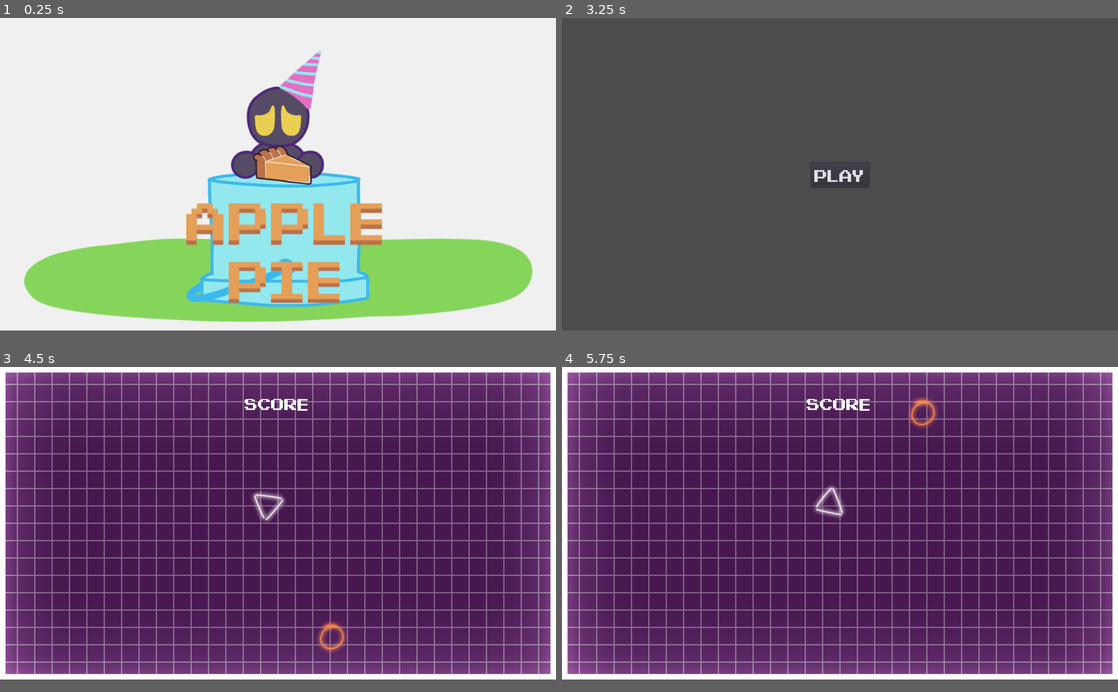
Above: before the commit, frames 1-4 (two rows, left to right).
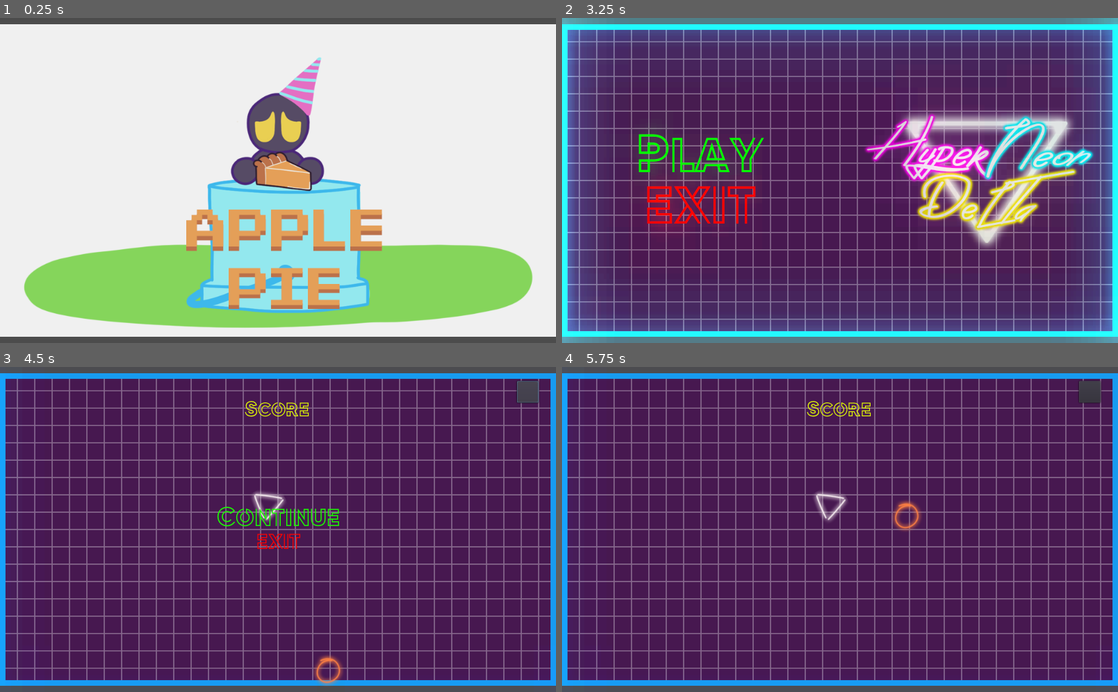
Above: after the commit, the same moments.

Repository: ScrappyMan25/Seven
Game: Godot game, scene res://Scenes/SplashScreen.tscn
Two runs of this game, one before a commit and one after it. Both use one fixed random seed, a clock stepped at 60 frames per second and the inputs below.
Inputs (mouse positions are in pixels of both pictures, inside the frame that each line leads up to):
- Up to frame 1 (0.25 s): no input
- Up to frame 2 (3.25 s): tap Enter at 0.5, 2 s; move the mouse to (962, 157) at 0.52 s; hold Right (point_right) 0.53-1.28 s; click (962, 157) at 0.67 s; tap Space (ui_select) at 0.77, 1.25, 1.52, 2.75, 3.02 s; move the mouse to (728, 190) at 1.27 s; hold S (ui_down) 1.28-2.03 s; move the mouse to (895, 105) at 2.02 s; hold Right (point_right) 2.03-2.78 s; move the mouse to (812, 235) at 2.77 s; hold W (ui_up) from 2.78 s (still down); click (812, 235) at 2.92 s
- Up to frame 3 (4.5 s): release W (ui_up) at 3.5 s; click "Play" at 3.5 s; click (528, 389) at 4.27 s
- Up to frame 4 (5.75 s): click (840, 510) at 5 s, where only the run after the commit has a clickable "Continue"
In our replay, the window is 800x450 before the commit and 800x468 after it. These sizes can differ from the game's own. Grey fills any space a smaller window leaves; there, only what the larger window draws over its background counts as a difference.

The runs differ from the first frame. In frame 1, 15% of the frame differs, in the area x 0-100%, y 0-99%; in frame 2, 98%, in the area x 0-100%, y 0-100%; in frame 3, 32%; in frame 4, 32%.

Commit message:
SomeUI

Diff:
--- a/Seven/Scenes/Background.tscn
+++ b/Seven/Scenes/Background.tscn
@@ -1,8 +1,34 @@
-[gd_scene load_steps=4 format=2]
+[gd_scene load_steps=7 format=2]
 
 [ext_resource path="res://Assets/GameAssets/Background/BackgroundColour.png" type="Texture" id=1]
 [ext_resource path="res://Assets/GameAssets/Background/ArenaBorder.png" type="Texture" id=2]
 [ext_resource path="res://Assets/GameAssets/Background/Background.png" type="Texture" id=3]
+[ext_resource path="res://Assets/GameAssets/Background/ArenaBorderEmission.png" type="Texture" id=4]
+
+[sub_resource type="Shader" id=1]
+code = "shader_type canvas_item;
+uniform sampler2D emission_texture;
+uniform vec4 glow_color : hint_color = vec4(1.0);
+void fragment()
+{
+	vec4 current_color = texture(TEXTURE,UV);
+	vec4 emission_color = texture(emission_texture, UV);
+
+	if (emission_color.r > 0f)
+	{
+		COLOR = (emission_color + glow_color)
+	}
+	else
+	{
+		COLOR = current_color;
+	}
+
+}"
+
+[sub_resource type="ShaderMaterial" id=2]
+shader = SubResource( 1 )
+shader_param/glow_color = Color( 1, 0.984375, 0, 1 )
+shader_param/emission_texture = ExtResource( 4 )
 
 [node name="Background" type="Control"]
 anchor_right = 1.0
@@ -32,7 +58,8 @@
 }
 
 [node name="Border" type="TextureRect" parent="."]
-modulate = Color( 1.2, 1.2, 1, 1 )
+modulate = Color( 0.109804, 0.788235, 0.921569, 1 )
+material = SubResource( 2 )
 anchor_right = 1.0
 anchor_bottom = 1.0
 texture = ExtResource( 2 )
--- a/Seven/Scenes/Player2.tscn
+++ b/Seven/Scenes/Player2.tscn
@@ -1,8 +1,7 @@
-[gd_scene load_steps=6 format=2]
+[gd_scene load_steps=5 format=2]
 
 [ext_resource path="res://Assets/PLACEHOLDER/Player.png" type="Texture" id=1]
 [ext_resource path="res://Scripts/Player.gd" type="Script" id=5]
-[ext_resource path="res://Scenes/Object/dash_sprite.tscn" type="PackedScene" id=6]
 
 [sub_resource type="SpriteFrames" id=1]
 animations = [ {
@@ -17,7 +16,6 @@
 
 [node name="Player" type="KinematicBody2D"]
 script = ExtResource( 5 )
-dash_object = ExtResource( 6 )
 
 [node name="Shoulder" type="AnimatedSprite" parent="."]
 frames = SubResource( 1 )
--- a/Seven/Scenes/SplashScreen.tscn
+++ b/Seven/Scenes/SplashScreen.tscn
@@ -21,8 +21,16 @@
 }
 
 [node name="SplashScreen" type="Control"]
-anchor_right = 1.0
-anchor_bottom = 1.0
+anchor_left = 0.5
+anchor_top = 0.5
+anchor_right = 0.5
+anchor_bottom = 0.5
+margin_left = -512.0
+margin_top = -300.0
+margin_right = 512.0
+margin_bottom = 300.0
+size_flags_horizontal = 3
+size_flags_vertical = 3
 script = ExtResource( 1 )
 __meta__ = {
 "_edit_use_anchors_": false
@@ -31,7 +39,10 @@
 [node name="SplashImage" type="TextureRect" parent="."]
 anchor_right = 1.0
 anchor_bottom = 1.0
+size_flags_horizontal = 7
+size_flags_vertical = 7
 texture = ExtResource( 3 )
+expand = true
 stretch_mode = 4
 script = ExtResource( 2 )
 __meta__ = {
--- a/Seven/Scenes/TitleScreen.tscn
+++ b/Seven/Scenes/TitleScreen.tscn
@@ -1,15 +1,47 @@
-[gd_scene load_steps=6 format=2]
+[gd_scene load_steps=11 format=2]
 
-[ext_resource path="res://Assets/PixelEmulator-xq08.ttf" type="DynamicFontData" id=1]
+[ext_resource path="res://Assets/NEONLEDLight.ttf" type="DynamicFontData" id=1]
 [ext_resource path="res://Scripts/TitleScreen.gd" type="Script" id=2]
 [ext_resource path="res://Scripts/FadeIn.gd" type="Script" id=3]
+[ext_resource path="res://Scenes/Background.tscn" type="PackedScene" id=4]
+[ext_resource path="res://Assets/GameAssets/HyperNeonDelta.png" type="Texture" id=5]
 
-[sub_resource type="DynamicFont" id=1]
-size = 32
+[sub_resource type="Environment" id=1]
+background_mode = 4
+glow_enabled = true
+glow_intensity = 4.0
+glow_strength = 1.18
+glow_blend_mode = 0
+glow_hdr_threshold = 0.8
+
+[sub_resource type="Shader" id=2]
+code = "//shader_type canvas_item;
+//uniform sampler2D emission_texture;
+//uniform vec4 glow_color : hint_color = vec4(1.0);
+//void fragment()
+//{
+//	vec4 current_color = texture(TEXTURE,UV);
+//	vec4 emission_color = texture(emission_texture, UV);
+//
+//	if (emission_color.r > 0f)
+//	{
+//		COLOR = (emission_color + glow_color)
+//	}
+//	else
+//	{
+//		COLOR = current_color;
+//	}
+//
+//}"
+
+[sub_resource type="ShaderMaterial" id=3]
+shader = SubResource( 2 )
+
+[sub_resource type="DynamicFont" id=4]
+size = 100
 font_data = ExtResource( 1 )
 
-[sub_resource type="Animation" id=2]
-resource_name = "fade_in"
+[sub_resource type="Animation" id=5]
 length = 0.5
 tracks/0/type = "value"
 tracks/0/path = NodePath(".:color")
@@ -32,20 +64,102 @@
 "_edit_use_anchors_": false
 }
 
-[node name="Button" type="Button" parent="."]
-anchor_left = 0.5
-anchor_top = 0.5
-anchor_right = 0.5
-anchor_bottom = 0.5
-margin_left = -53.0
-margin_top = -21.3775
-margin_right = 53.0
-margin_bottom = 23.6225
-custom_fonts/font = SubResource( 1 )
-text = "Play"
+[node name="Background" parent="." instance=ExtResource( 4 )]
+
+[node name="WorldEnvironment" type="WorldEnvironment" parent="."]
+environment = SubResource( 1 )
+
+[node name="HBoxContainer" type="HBoxContainer" parent="."]
+anchor_right = 1.0
+anchor_bottom = 1.0
+alignment = 1
 __meta__ = {
 "_edit_use_anchors_": false
 }
+
+[node name="Button" type="HBoxContainer" parent="HBoxContainer"]
+margin_right = 508.0
+margin_bottom = 600.0
+size_flags_horizontal = 3
+size_flags_vertical = 3
+alignment = 1
+__meta__ = {
+"_edit_use_anchors_": false
+}
+
+[node name="VBoxContainer" type="VBoxContainer" parent="HBoxContainer/Button"]
+margin_right = 508.0
+margin_bottom = 600.0
+size_flags_horizontal = 3
+size_flags_vertical = 3
+alignment = 1
+
+[node name="Play" type="Button" parent="HBoxContainer/Button/VBoxContainer"]
+modulate = Color( 0, 4.66, 0, 1 )
+margin_left = 137.0
+margin_top = 206.0
+margin_right = 371.0
+margin_bottom = 298.0
+rect_min_size = Vector2( 234, 92 )
+size_flags_horizontal = 4
+size_flags_vertical = 4
+custom_colors/font_color_disabled = Color( 0, 0, 0, 1 )
+flat = true
+__meta__ = {
+"_edit_use_anchors_": false
+}
+
+[node name="Label" type="Label" parent="HBoxContainer/Button/VBoxContainer/Play"]
+modulate = Color( 0, 1, 0.101961, 1 )
+material = SubResource( 3 )
+anchor_right = 1.0
+anchor_bottom = 1.0
+size_flags_horizontal = 4
+custom_fonts/font = SubResource( 4 )
+text = "Play"
+align = 1
+valign = 1
+__meta__ = {
+"_edit_use_anchors_": false
+}
+
+[node name="Quit" type="Button" parent="HBoxContainer/Button/VBoxContainer"]
+modulate = Color( 6.93, 0, 0, 1 )
+margin_left = 137.0
+margin_top = 302.0
+margin_right = 371.0
+margin_bottom = 394.0
+rect_min_size = Vector2( 234, 92 )
+size_flags_horizontal = 4
+size_flags_vertical = 4
+custom_colors/font_color_disabled = Color( 0, 0, 0, 1 )
+flat = true
+__meta__ = {
+"_edit_use_anchors_": false
+}
+
+[node name="Label" type="Label" parent="HBoxContainer/Button/VBoxContainer/Quit"]
+modulate = Color( 0.231373, 0.839216, 0.141176, 1 )
+anchor_right = 1.0
+anchor_bottom = 1.0
+size_flags_horizontal = 4
+custom_fonts/font = SubResource( 4 )
+text = "EXIT"
+align = 1
+valign = 1
+__meta__ = {
+"_edit_use_anchors_": false
+}
+
+[node name="Logo" type="TextureRect" parent="HBoxContainer"]
+modulate = Color( 0.8, 0.8, 0.8, 1 )
+margin_left = 512.0
+margin_right = 1024.0
+margin_bottom = 600.0
+size_flags_horizontal = 7
+size_flags_vertical = 7
+texture = ExtResource( 5 )
+stretch_mode = 4
 
 [node name="FadeIn" type="ColorRect" parent="."]
 visible = false
@@ -58,7 +172,10 @@
 }
 
 [node name="AnimationPlayer" type="AnimationPlayer" parent="FadeIn"]
-anims/fade_in = SubResource( 2 )
-[connection signal="pressed" from="Button" to="." method="_on_Button_pressed"]
+anims/fade_in = SubResource( 5 )
+[connection signal="pressed" from="HBoxContainer/Button/VBoxContainer/Play" to="." method="_on_Play_pressed"]
+[connection signal="pressed" from="HBoxContainer/Button/VBoxContainer/Quit" to="." method="_on_Quit_pressed"]
 [connection signal="fade_finished" from="FadeIn" to="." method="_on_FadeIn_fade_finished"]
 [connection signal="animation_finished" from="FadeIn/AnimationPlayer" to="FadeIn" method="_on_AnimationPlayer_animation_finished"]
+
+[editable path="Background"]
--- a/Seven/Scenes/UI.tscn
+++ b/Seven/Scenes/UI.tscn
@@ -1,21 +1,30 @@
-[gd_scene load_steps=4 format=2]
+[gd_scene load_steps=6 format=2]
 
-[ext_resource path="res://Assets/PixelEmulator-xq08.ttf" type="DynamicFontData" id=1]
+[ext_resource path="res://Assets/NEONLEDLight.ttf" type="DynamicFontData" id=1]
 [ext_resource path="res://Scripts/UI.gd" type="Script" id=2]
 
 [sub_resource type="DynamicFont" id=1]
-size = 32
+size = 40
+font_data = ExtResource( 1 )
+
+[sub_resource type="DynamicFont" id=2]
+size = 50
+font_data = ExtResource( 1 )
+
+[sub_resource type="DynamicFont" id=3]
+size = 40
 font_data = ExtResource( 1 )
 
 [node name="UI" type="CanvasLayer"]
+pause_mode = 2
 script = ExtResource( 2 )
 
 [node name="Score" type="Label" parent="."]
-modulate = Color( 1.2, 1.2, 1.2, 1 )
+modulate = Color( 0.894118, 1, 0.00784314, 1 )
 anchor_left = 0.5
-anchor_top = 0.083
+anchor_top = 0.1
 anchor_right = 0.5
-anchor_bottom = 0.083
+anchor_bottom = 0.1
 margin_left = -61.0
 margin_right = 61.0
 margin_bottom = 39.0
@@ -24,3 +33,79 @@
 __meta__ = {
 "_edit_use_anchors_": false
 }
+
+[node name="Pause" type="Button" parent="."]
+anchor_left = 1.0
+anchor_right = 1.0
+margin_left = -71.7094
+margin_top = 25.5455
+margin_right = -31.7094
+margin_bottom = 65.5455
+__meta__ = {
+"_edit_use_anchors_": false
+}
+
+[node name="PauseButtons" type="VBoxContainer" parent="."]
+anchor_left = 0.5
+anchor_right = 0.5
+anchor_bottom = 1.0
+margin_left = -113.0
+margin_top = -2.11896
+margin_right = 113.0
+margin_bottom = -2.11896
+alignment = 1
+__meta__ = {
+"_edit_use_anchors_": false
+}
+
+[node name="Continue" type="Button" parent="PauseButtons"]
+modulate = Color( 1.2, 1.2, 1.2, 1 )
+margin_top = 256.0
+margin_right = 226.0
+margin_bottom = 303.0
+rect_min_size = Vector2( 226, 47 )
+flat = true
+__meta__ = {
+"_edit_use_anchors_": false
+}
+
+[node name="Label" type="Label" parent="PauseButtons/Continue"]
+modulate = Color( 0.0862745, 1, 0, 1 )
+margin_right = 40.0
+margin_bottom = 14.0
+custom_fonts/font = SubResource( 2 )
+text = "Continue"
+__meta__ = {
+"_edit_use_anchors_": false
+}
+
+[node name="Exit" type="Button" parent="PauseButtons"]
+modulate = Color( 1, 0, 0, 1 )
+margin_left = 72.0
+margin_top = 307.0
+margin_right = 154.0
+margin_bottom = 344.0
+rect_min_size = Vector2( 82, 37 )
+size_flags_horizontal = 4
+size_flags_vertical = 4
+flat = true
+
+[node name="Label" type="Label" parent="PauseButtons/Exit"]
+anchor_left = 0.5
+anchor_top = 0.5
+anchor_right = 0.5
+anchor_bottom = 0.5
+margin_left = -41.0
+margin_top = -18.5
+margin_right = 41.0
+margin_bottom = 18.5
+custom_fonts/font = SubResource( 3 )
+text = "EXIT"
+align = 1
+valign = 1
+__meta__ = {
+"_edit_use_anchors_": false
+}
+[connection signal="pressed" from="Pause" to="." method="_on_Pause_pressed"]
+[connection signal="pressed" from="PauseButtons/Continue" to="." method="_on_Continue_pressed"]
+[connection signal="pressed" from="PauseButtons/Exit" to="." method="_on_Exit_pressed"]
--- a/Seven/Scenes/test.tscn
+++ b/Seven/Scenes/test.tscn
@@ -11,12 +11,24 @@
 [sub_resource type="Environment" id=2]
 background_mode = 4
 glow_enabled = true
-glow_intensity = 5.33
-glow_strength = 1.26
+glow_intensity = 4.0
+glow_strength = 1.18
+glow_blend_mode = 0
 
 [node name="Node" type="Node"]
 
 [node name="Background" parent="." instance=ExtResource( 2 )]
+anchor_left = 0.5
+anchor_top = 0.5
+anchor_right = 0.5
+anchor_bottom = 0.5
+margin_left = -512.0
+margin_top = -300.0
+margin_right = 512.0
+margin_bottom = 300.0
+
+[node name="Border" parent="Background" index="2"]
+modulate = Color( 0.0904083, 0.606374, 0.925781, 1 )
 
 [node name="Player" parent="." instance=ExtResource( 1 )]
 position = Vector2( 495.226, 253.286 )
@@ -58,3 +70,5 @@
 
 [node name="WorldEnvironment" type="WorldEnvironment" parent="."]
 environment = SubResource( 2 )
+
+[editable path="Background"]
--- a/Seven/Scripts/TitleScreen.gd
+++ b/Seven/Scripts/TitleScreen.gd
@@ -3,12 +3,6 @@
 var scene_to_load : PackedScene
 var GameScene : PackedScene = preload("res://Scenes/test.tscn")
 func _ready():
-	pass # Replace with function body.
-
-func _on_Button_pressed():
-	scene_to_load = GameScene
-	$FadeIn.show()
-	$FadeIn.fade_in()
 	pass # Replace with function body.
 
 func _on_FadeIn_fade_finished():
@@ -17,3 +11,15 @@
 	if err:
 		print(err)
 	pass # Replace with function body.
+
+
+func _on_Play_pressed():
+	scene_to_load = GameScene
+	$FadeIn.show()
+	$FadeIn.fade_in()
+	pass # Replace with function body.
+
+
+func _on_Quit_pressed():
+	get_tree().quit()
+	pass # Replace with function body.
--- a/Seven/Scripts/UI.gd
+++ b/Seven/Scripts/UI.gd
@@ -1,11 +1,26 @@
 extends CanvasLayer
-
-
-# Declare member variables here. Examples:
-# var a = 2
-# var b = "text"
-
 
 # Called when the node enters the scene tree for the first time.
 func _ready():
+	$PauseButtons.hide()
 	pass # Replace with function body.
+
+
+func _on_Pause_pressed():
+	get_tree().paused = true
+	$PauseButtons.show()
+	pass # Replace with function body.
+
+
+func _on_Continue_pressed():
+	get_tree().paused = false
+	$PauseButtons.hide()
+	pass # Replace with function body.
+
+
+func _on_Exit_pressed():
+	var err = get_tree().change_scene("res://Scenes/TitleScreen.tscn")
+	if err:
+		print(err)
+	get_tree().paused = false
+	pass # Replace with function body.
--- a/Seven/project.godot
+++ b/Seven/project.godot
@@ -21,7 +21,6 @@
 
 [display]
 
-window/size/height=576
 window/stretch/mode="2d"
 window/stretch/aspect="keep"
 
Binary file added: Seven/Assets/GameAssets/HyperNeonDelta.png
Not shown, added: Seven/Assets/GameAssets/HyperNeonDelta.png.import
Binary file added: Seven/Assets/NEONLEDLight.ttf
